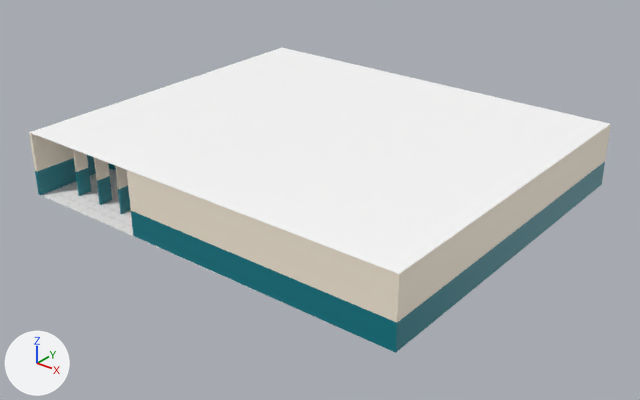
One commit to the FBX model virtualhospital/models/ARQ-67.fbx: the scene before it, then after it.
The view is the same before and after, from a 50 mm camera at (21.4, -27.0, 16.1) aimed at (0.4, -0.7, -0.1). Lighting does not change. The marker at lower left points along +X, +Y and +Z.

Names of what the first picture shows: 'Pared', 'Piso', 'Techo'.
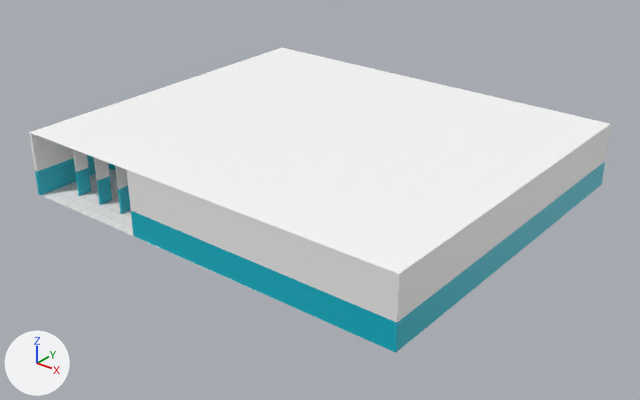
The change in detail:
Material 'matparedbot' (mat_matparedbot) changes colour from cyan #007c89 to cyan #00b6ca; in linear values from (0.0, 0.2, 0.25) to (0.0, 0.468, 0.589).

Location of each change, [x1, y1, x2, y2] in pixels of the pictures (640 x 400 px):
'Pared', recoloured
    both: [29, 127, 610, 353]
